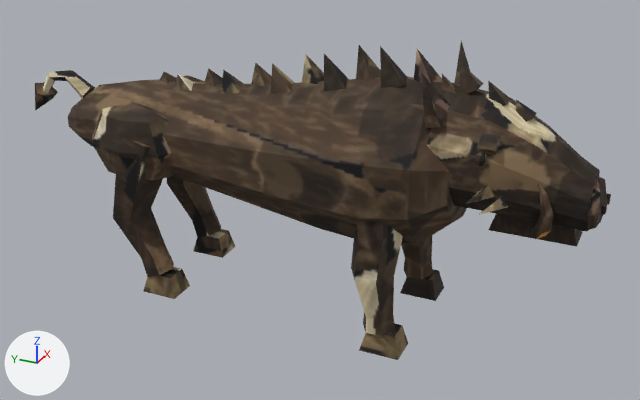
Two versions of the glTF model public/models/critter_boar.glb, one commit apart.
The view is the same before and after, from a 50 mm camera at (-1.587, -0.729, 1.036) aimed at (0.007, -0.012, 0.239). The lights are fixed; the arrows at lower left show +X, +Y and +Z. The picture after the commit comes second. Where no turn or scale is listed for an object, it has been applied to the vertices. Vertices at exactly the same position are counted once.

Names of what the first picture shows: 'Body', 'Head', 'Leg_BL', 'Leg_BR', 'Leg_FL', 'Leg_FR'.
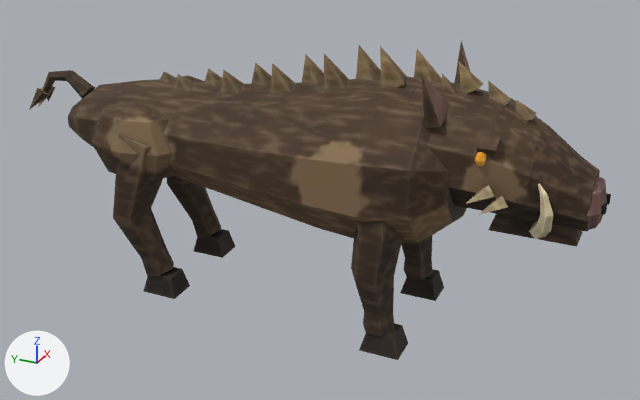
Location of each change, [x1, y1, x2, y2] in pixels of the pictures (640 x 400 px):
```json
{"object": "Body", "change": "reshaped", "before": [35, 45, 467, 243], "after": [29, 45, 467, 243]}
{"part": 1, "of": "me_body", "change": "reshaped", "before": [35, 82, 58, 110], "after": [29, 86, 56, 110]}
{"part": 2, "of": "me_body", "change": "surface changed", "before": [43, 45, 457, 243], "after": [43, 45, 457, 243]}
{"part": 3, "of": "me_head", "change": "surface changed", "before": [408, 42, 611, 246], "after": [408, 42, 611, 246]}
{"part": 4, "of": "me_leg_bl", "change": "surface changed", "before": [113, 134, 190, 299], "after": [113, 134, 190, 299]}
{"part": 5, "of": "me_leg_fl", "change": "surface changed", "before": [352, 221, 408, 360], "after": [352, 221, 408, 360]}
```

Edits to the scene script, one JSON object a line:
```json
{"block": "me_body", "where": "# used by ob_body; parent = ob_critterboar; location = (0.0, 0.0, 0.36)"}
{"op": "remove", "block": "me_body", "code": "me_body.from_pydata(...)  # 260 vertices, 448 faces; spans x -0.183..0.183, y -0.355..0.743, z -0.168..0.24"}
{"op": "add", "block": "me_body", "code": "me_body.from_pydata(...)  # 269 vertices, 458 faces; spans x -0.183..0.183, y -0.355..0.731, z -0.168..0.24"}
{"block": "me_body", "change": "me_body part 1"}
{"block": "me_body", "change": "4 vertices are removed from x -0.03..0.024, y 0.686..0.743, z -0.021..0.054"}
{"block": "me_body", "change": "8 faces are deleted"}
{"block": "me_body", "change": "2 vertices move from x -0.009..0.024, y 0.677..0.714, z 0.02..0.047 to x 0.011, y 0.691..0.709, z 0.03..0.042"}
{"block": "me_body", "change": "13 vertices are added at x -0.035..0.035, y 0.69..0.731, z -0.011..0.046"}
{"block": "me_body", "change": "18 new faces join them"}
{"block": "me_body", "change": "me_body part 2: 439 kept faces spanning x -0.183..0.183, y -0.355..0.71, z -0.168..0.24 get new texture (UV) coordinates"}
{"block": "me_head", "where": "me_head.from_pydata(...)  # 261 vertices, 442 faces; spans x -0.17..0.17, y -0.352..0.07, z -0.168..0.16"}
{"block": "me_head", "where": "# used by ob_head; parent = ob_body; location = (0.0, -0.25, 0.07)"}
{"block": "me_head", "change": "me_head part 3: texture (UV) coordinates of 442 of 442 faces, centred in x -0.145..0.145, y -0.352..0.07, z -0.168..0.123, changed; they spanned u 0.01..0.99, v 0.01..0.99 and now span u 0.01..0.99, v 0.01..0.99"}
{"block": "me_leg_bl", "where": "me_leg_bl.from_pydata(...)  # 38 vertices, 68 faces; spans x -0.057..0.057, y -0.063..0.108, z -0.34..0.059"}
{"block": "me_leg_bl", "where": "# used by ob_leg_bl; location = (-0.108, 0.34, 0.34)"}
{"block": "me_leg_bl", "change": "me_leg_bl part 4: texture (UV) coordinates of 68 of 68 faces, centred in x -0.055..0.055, y -0.054..0.092, z -0.34..0.046, changed; they spanned u 0.19..0.93, v 0.08..0.97 and now span u 0.01..0.97, v 0.08..0.99"}
{"block": "me_leg_fl", "where": "me_leg_fl.from_pydata(...)  # 38 vertices, 68 faces; spans x -0.05..0.05, y -0.068..0.058, z -0.34..0.035"}
{"block": "me_leg_fl", "where": "# used by ob_leg_fl; location = (-0.126, -0.19, 0.34)"}
{"block": "me_leg_fl", "change": "me_leg_fl part 5: texture (UV) coordinates of 68 of 68 faces, centred in x -0.049..0.049, y -0.064..0.043, z -0.34..0.033, changed; they spanned u 0.12..0.97, v 0.01..0.98 and now span u 0.11..0.96, v 0.05..0.99"}
```
